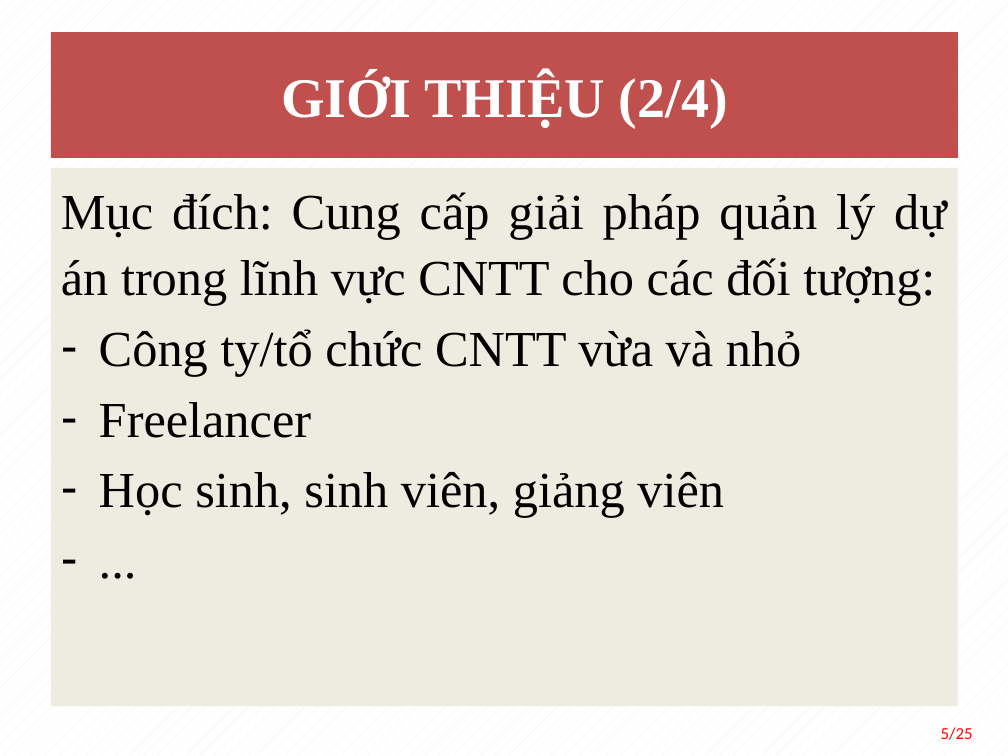
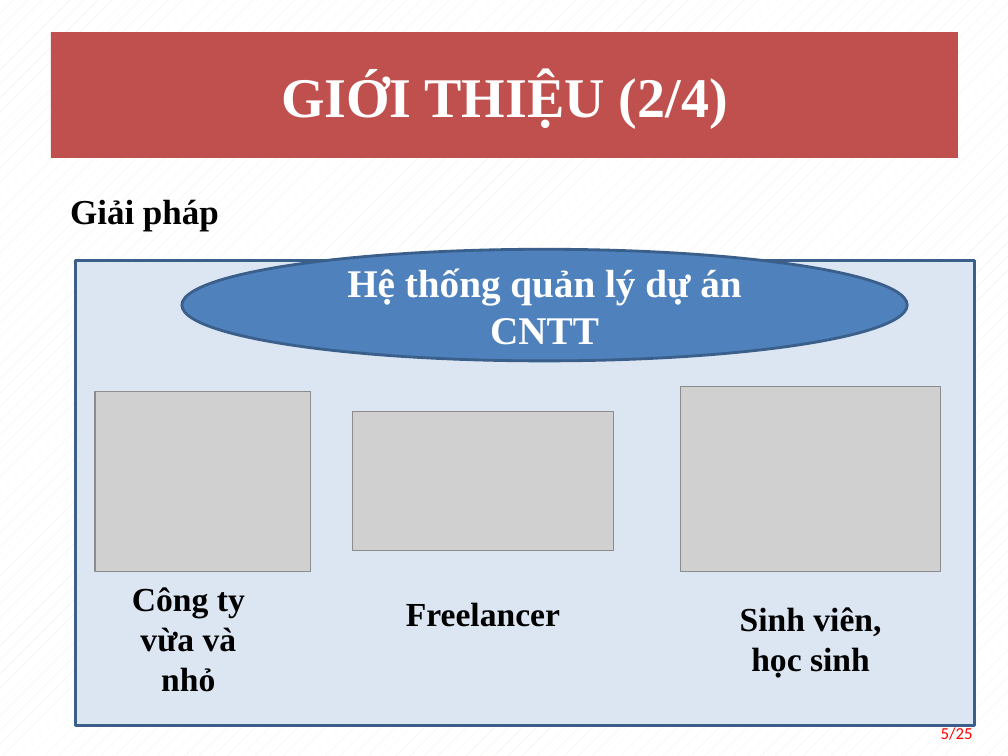
Before and after one commit to vukal2k/MyDoAn, a slide deck: slide 5 of document/TranLuongNgocTram_BaoCaoDoAn.pptx. Drawn at 1008x756 pixels with LibreOffice and Linux fonts; fonts in the diff are those of the drawing; grey boxes stand for pictures. Boxes give left, top, right and bottom in pixels: in the first picture for what was removed or moved away, otherwise in the second. Text is boxed around its words. In the diff, an @@ line names an element or a change of style, - is before the commit and + after.

```diff
--- a/document/TranLuongNgocTram_BaoCaoDoAn.pptx
+++ b/document/TranLuongNgocTram_BaoCaoDoAn.pptx
@@ rectangle removed at [50,168,958,707] @@
-Mục đích: Cung cấp giải pháp quản lý dự án trong lĩnh vực CNTT cho các đối tượng:
-– Công ty/tổ chức CNTT vừa và nhỏ
-– Freelancer
-– Học sinh, sinh viên, giảng viên
-– ...
@@ text added at [70,199,219,232], 25 pt, text #000000, bold @@
+Giải pháp
@@ rectangle added at [76,260,975,725], fill #DCE6F2, outline #3A5F8C 2 pt @@
@@ ellipse added at [181,249,907,361], fill #4F81BD, outline #3A5F8C 2 pt, 28 pt, text #FFFFFF, bold @@
+Hệ thống quản lý dự án CNTT
@@ picture added at [680,386,940,571] @@
@@ picture added at [95,391,310,571] @@
@@ picture added at [353,412,613,551] @@
@@ text added at [132,587,245,692], 24 pt, text #000000, bold @@
+Công ty vừa và nhỏ
@@ text added at [406,602,560,627], 24 pt, text #000000, bold @@
+Freelancer
@@ text added at [740,607,881,678], 24 pt, text #000000, bold @@
+Sinh viên, học sinh
```
Also in this commit, not shown: 13 other slides changed, 4 slides added, 4 slides removed, 5 other files.
